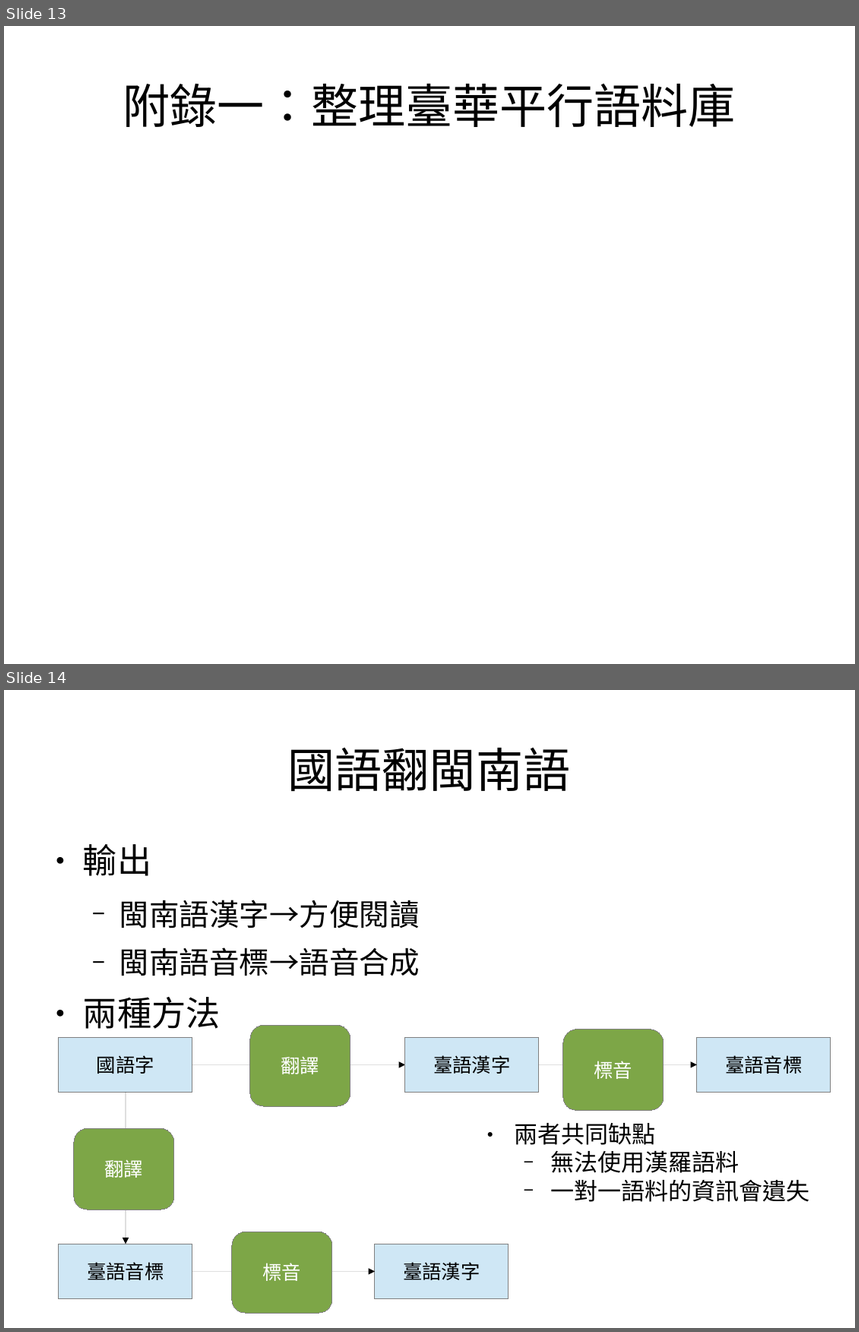
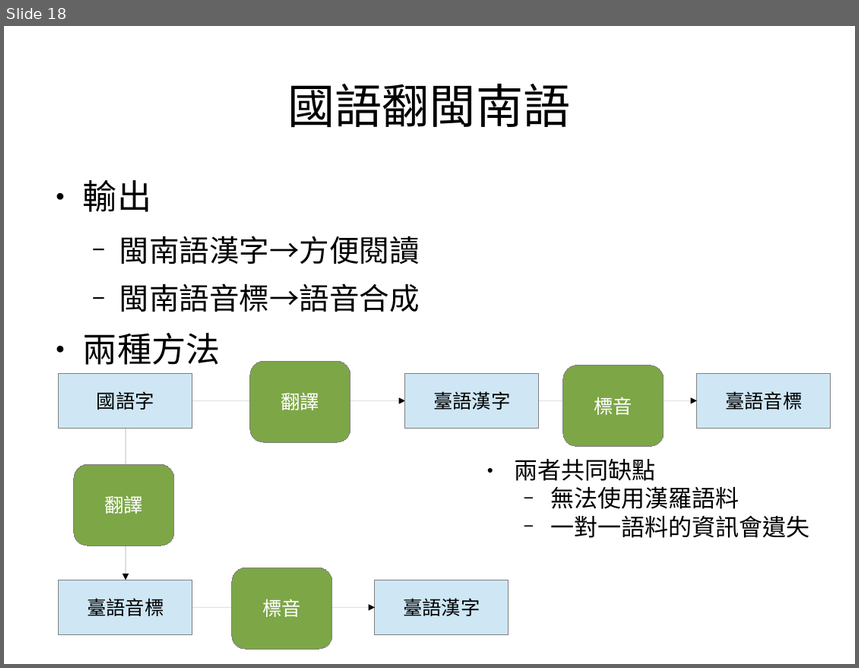
Before and after one commit to sih4sing5hong5/po3-ko3_tau5-iann2-phinn3, a slide deck: 翻譯報告.odp. Shown one above the other, each under a label of ours: slides 13 and 14 before the commit, slide 18 after it. The pictures are 859x1332 and 859x668 pixels, drawn with LibreOffice and Linux fonts; fonts in the diff are those of the drawing. Boxes give left, top, right and bottom in pixels: in the first picture for what was removed or moved away, otherwise in the second. Text is boxed around its words. In the diff, an @@ line names an element or a change of style, - is before the commit and + after.

```diff
--- a/翻譯報告.odp
+++ b/翻譯報告.odp
@@ slide 13 removed at (4,26,855,664), background #FFFFFF @@
@@ title removed at (123,83,736,127) @@
-附錄一：整理臺華平行語料庫
@@ what was slide 14 is now slide 18 @@
```
Also in this commit, not shown: 1 slide changed, 2 slides added, 2 other slides removed.
